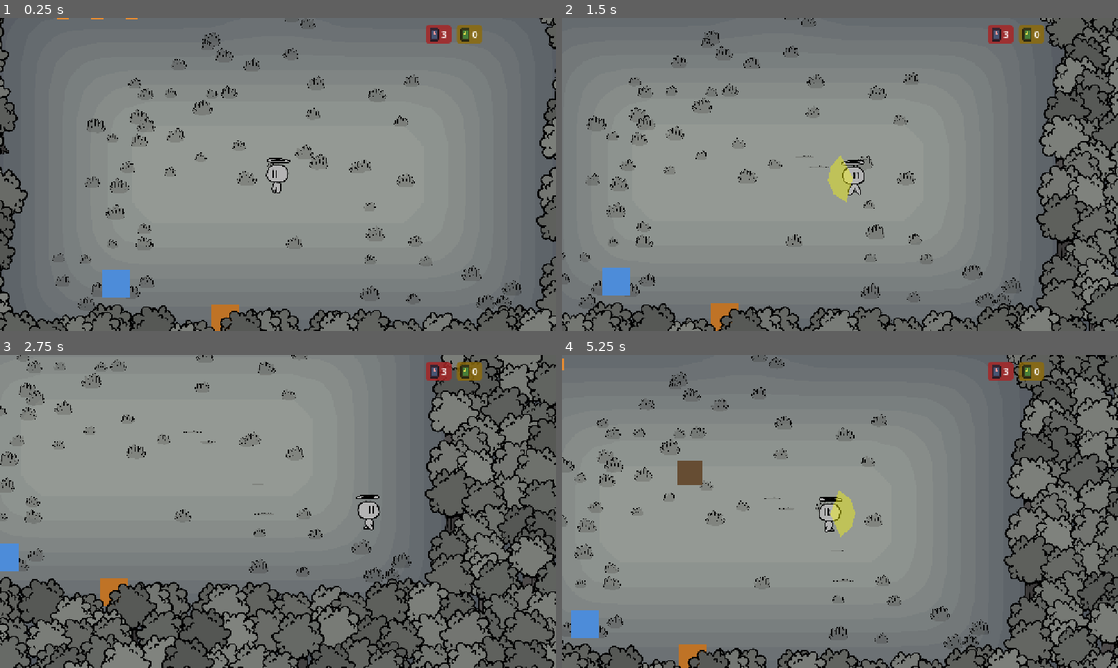
Above: before the commit, frames 1-4 (two rows, left to right).
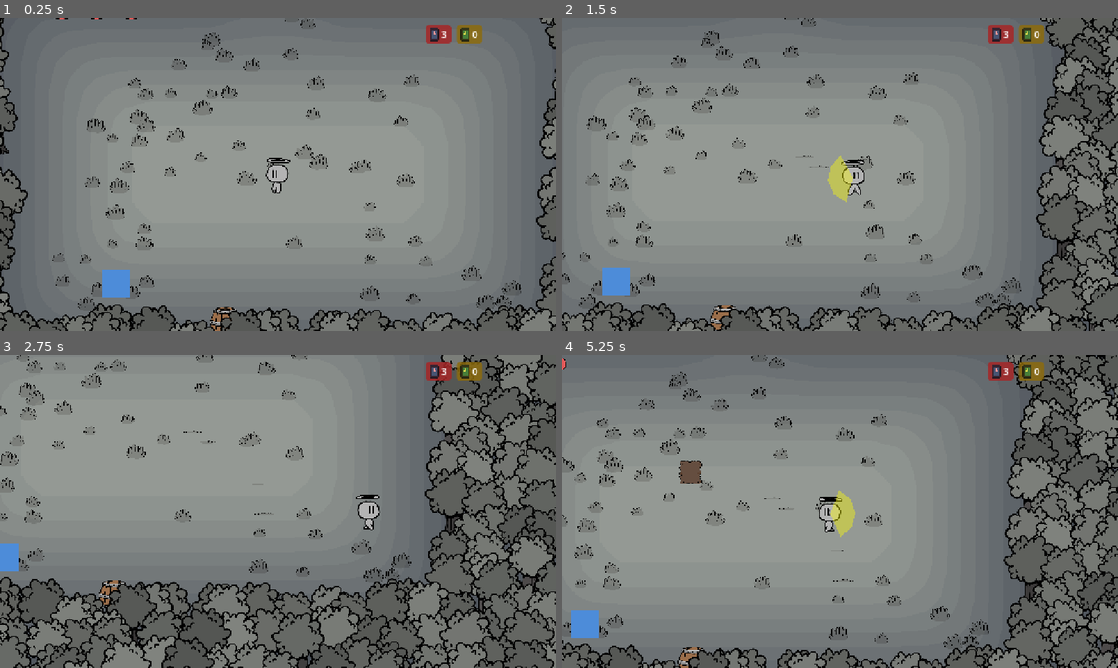
Above: after the commit, the same moments.

Repository: Saitamadupauvre/brotatomato
Game: Godot game, scene res://scenes/main/main.tscn
Two runs of this game, one before a commit and one after it. Both use one fixed random seed, a clock stepped at 60 frames per second and the inputs below. The engine's default icon, where the game draws it, is replaced by a stand-in: a white triangle on a blue panel in a dark square.
Inputs (mouse positions are in pixels of both pictures, inside the frame that each line leads up to):
- Up to frame 1 (0.25 s): no input
- Up to frame 2 (1.5 s): move the mouse to (962, 158) at 0.52 s; hold D (move_right) 0.53-1.28 s; hold E (interact) 0.53-1.28 s; click (962, 158) at 0.67 s; move the mouse to (728, 190) at 1.27 s; hold S (move_down) from 1.28 s (still down); click (728, 190) at 1.35 s
- Up to frame 3 (2.75 s): tap E (interact) at 1.55 s; move the mouse to (333, 442) at 2.02 s; release S (move_down) at 2.03 s; hold D (move_right) from 2.03 s (still down); hold E (interact) from 2.03 s (still down); tap Shift (dash) at 2.1 s; click (333, 442) at 2.17 s
- Up to frame 4 (5.25 s): move the mouse to (812, 574) at 2.77 s; release D (move_right) at 2.78 s; release E (interact) at 2.78 s; hold W (move_up) 2.78-3.53 s; tap E (interact) at 2.85, 3.8, 4.55 s; click (812, 574) at 2.92 s; move the mouse to (1006, 558) at 3.52 s; hold R (move_plot) 3.53-4.28 s; hold A (move_left) 3.53-5.03 s; click (1006, 558) at 3.67 s; move the mouse to (673, 464) at 4.27 s; tap G (place_plot) at 4.35 s; click (673, 464) at 4.42 s; move the mouse to (867, 511) at 5.02 s; hold S (move_down) from 5.03 s (still down); hold E (interact) from 5.03 s (still down); tap T (teleport) at 5.1 s; click (867, 511) at 5.17 s

The runs differ from the first frame. In frame 1, 0.3% of the frame differs, in the area x 10-43%, y 0-100%; in frame 2, 0.2%; in frame 3, 0.2%; in frame 4, 0.4%, in the area x 0-26%, y 1-100%.

Commit message:
feat(entities): add sprites for plots, loot, and villager squash anim

Diff:
--- a/scenes/components/chest.tscn
+++ b/scenes/components/chest.tscn
@@ -3,6 +3,7 @@
 [ext_resource type="PackedScene" path="res://scenes/components/interactable.tscn" id="1_interactable"]
 [ext_resource type="Script" path="res://scripts/components/behaviors/outline_behavior.gd" id="2_outline"]
 [ext_resource type="Script" path="res://scripts/components/behaviors/interact_prompt_behavior.gd" id="3_prompt"]
+[ext_resource type="Texture2D" path="res://assets/sprites/props/barrel.png" id="4_barrel"]
 
 [sub_resource type="RectangleShape2D" id="RectangleShape2D_chest"]
 size = Vector2(64, 64)
@@ -12,12 +13,9 @@
 [node name="CollisionShape2D" type="CollisionShape2D" parent="."]
 shape = SubResource("RectangleShape2D_chest")
 
-[node name="Sprite" type="ColorRect" parent="."]
-offset_left = -32.0
-offset_top = -32.0
-offset_right = 32.0
-offset_bottom = 32.0
-color = Color(0.55, 0.35, 0.2, 1)
+[node name="Sprite" type="Sprite2D" parent="."]
+texture = ExtResource("4_barrel")
+scale = Vector2(0.16, 0.16)
 
 [node name="Interactable" parent="." instance=ExtResource("1_interactable")]
 
--- a/scenes/dungeon/projectile.tscn
+++ b/scenes/dungeon/projectile.tscn
@@ -2,6 +2,7 @@
 
 [ext_resource type="Script" path="res://scripts/entities/projectile.gd" id="1_projectile"]
 [ext_resource type="Script" path="res://scripts/components/hitbox_component.gd" id="2_hitbox"]
+[ext_resource type="Texture2D" path="res://assets/sprites/props/bullet.png" id="3_bullet"]
 
 [sub_resource type="CircleShape2D" id="CircleShape2D_projectile"]
 radius = 6.0
@@ -9,13 +10,9 @@
 [node name="Projectile" type="Node2D"]
 script = ExtResource("1_projectile")
 
-[node name="Sprite" type="ColorRect" parent="."]
-offset_left = -6.0
-offset_top = -6.0
-offset_right = 6.0
-offset_bottom = 6.0
-color = Color(0.7, 0.2, 0.7, 1)
-mouse_filter = 2
+[node name="Sprite" type="Sprite2D" parent="."]
+texture = ExtResource("3_bullet")
+scale = Vector2(0.025, 0.025)
 
 [node name="Hitbox" type="Area2D" parent="."]
 collision_layer = 0
--- a/scenes/entities/container.tscn
+++ b/scenes/entities/container.tscn
@@ -6,6 +6,8 @@
 [ext_resource type="Script" path="res://scripts/components/behaviors/container_behavior.gd" id="4_container"]
 [ext_resource type="Script" path="res://scripts/data/loot_entry.gd" id="5_loot_entry"]
 [ext_resource type="Script" path="res://scripts/components/behaviors/opened_state_behavior.gd" id="6_opened"]
+[ext_resource type="Texture2D" path="res://assets/sprites/props/barrel.png" id="7_barrel"]
+[ext_resource type="Texture2D" path="res://assets/sprites/props/barrel_open.png" id="8_barrel_open"]
 
 [sub_resource type="RectangleShape2D" id="RectangleShape2D_container"]
 size = Vector2(64, 64)
@@ -35,12 +37,9 @@
 [node name="CollisionShape2D" type="CollisionShape2D" parent="."]
 shape = SubResource("RectangleShape2D_container")
 
-[node name="Sprite" type="ColorRect" parent="."]
-offset_left = -32.0
-offset_top = -32.0
-offset_right = 32.0
-offset_bottom = 32.0
-color = Color(0.55, 0.35, 0.2, 1)
+[node name="Sprite" type="Sprite2D" parent="."]
+texture = ExtResource("7_barrel")
+scale = Vector2(0.16, 0.16)
 
 [node name="Interactable" parent="." instance=ExtResource("1_interactable")]
 
@@ -61,3 +60,4 @@
 [node name="OpenedStateBehavior" type="Node" parent="Interactable/Host"]
 script = ExtResource("6_opened")
 sprite_path = NodePath("Sprite")
+opened_texture = ExtResource("8_barrel_open")
--- a/scenes/entities/item_pickup.tscn
+++ b/scenes/entities/item_pickup.tscn
@@ -1,6 +1,7 @@
 [gd_scene load_steps=3 format=3 uid="uid://cpickup000001"]
 
 [ext_resource type="Script" path="res://scripts/entities/item_pickup.gd" id="1_pickup"]
+[ext_resource type="Texture2D" path="res://assets/sprites/item/coin.png" id="2_coin"]
 
 [sub_resource type="CircleShape2D" id="CircleShape2D_pickup"]
 radius = 10.0
@@ -21,10 +22,6 @@
 color = Color(0, 0, 0, 0.35)
 mouse_filter = 2
 
-[node name="Sprite" type="ColorRect" parent="."]
-offset_left = -8.0
-offset_top = -8.0
-offset_right = 8.0
-offset_bottom = 8.0
-color = Color(0.95, 0.8, 0.2, 1)
-mouse_filter = 2
+[node name="Sprite" type="Sprite2D" parent="."]
+texture = ExtResource("2_coin")
+scale = Vector2(0.0417, 0.0417)
--- a/scenes/entities/plot.tscn
+++ b/scenes/entities/plot.tscn
@@ -3,16 +3,20 @@
 [ext_resource type="PackedScene" path="res://scenes/components/interactable.tscn" id="1_interactable"]
 [ext_resource type="Script" path="res://scripts/components/behaviors/interact_prompt_behavior.gd" id="2_prompt"]
 [ext_resource type="Script" path="res://scripts/components/behaviors/plot_behavior.gd" id="3_plot"]
+[ext_resource type="Texture2D" path="res://assets/sprites/tomato/dirt.png" id="4_dirt"]
+[ext_resource type="Texture2D" path="res://assets/sprites/tomato/tomato_plan_1.png" id="5_plant1"]
+[ext_resource type="Texture2D" path="res://assets/sprites/tomato/tomato_plan_2.png" id="6_plant2"]
 
 [node name="Plot" type="Node2D"]
 
-[node name="Sprite" type="ColorRect" parent="."]
-offset_left = -28.0
-offset_top = -28.0
-offset_right = 28.0
-offset_bottom = 28.0
-color = Color(0.4, 0.3, 0.2, 1)
-mouse_filter = 2
+[node name="Sprite" type="Sprite2D" parent="."]
+texture = ExtResource("4_dirt")
+scale = Vector2(0.1167, 0.1167)
+
+[node name="PlantSprite" type="Sprite2D" parent="."]
+texture = ExtResource("5_plant1")
+scale = Vector2(0.1167, 0.1167)
+visible = false
 
 [node name="TimeLabel" type="Label" parent="."]
 offset_left = -28.0
@@ -37,4 +41,7 @@
 [node name="PlotBehavior" type="Node" parent="Interactable/Host"]
 script = ExtResource("3_plot")
 sprite_path = NodePath("Sprite")
+plant_sprite_path = NodePath("PlantSprite")
 time_label_path = NodePath("TimeLabel")
+plant_growing_texture = ExtResource("5_plant1")
+plant_ripe_texture = ExtResource("6_plant2")
--- a/scenes/entities/storage_chest.tscn
+++ b/scenes/entities/storage_chest.tscn
@@ -4,6 +4,7 @@
 [ext_resource type="PackedScene" path="res://scenes/components/interactable.tscn" id="2_interactable"]
 [ext_resource type="Script" path="res://scripts/components/behaviors/outline_behavior.gd" id="3_outline"]
 [ext_resource type="Script" path="res://scripts/components/behaviors/interact_prompt_behavior.gd" id="4_prompt"]
+[ext_resource type="Texture2D" path="res://assets/sprites/props/barrel.png" id="5_barrel"]
 
 [sub_resource type="RectangleShape2D" id="RectangleShape2D_chest"]
 size = Vector2(64, 64)
@@ -14,12 +15,9 @@
 [node name="CollisionShape2D" type="CollisionShape2D" parent="."]
 shape = SubResource("RectangleShape2D_chest")
 
-[node name="Sprite" type="ColorRect" parent="."]
-offset_left = -32.0
-offset_top = -32.0
-offset_right = 32.0
-offset_bottom = 32.0
-color = Color(0.75, 0.45, 0.15, 1)
+[node name="Sprite" type="Sprite2D" parent="."]
+texture = ExtResource("5_barrel")
+scale = Vector2(0.16, 0.16)
 
 [node name="Interactable" parent="." instance=ExtResource("2_interactable")]
 
--- a/scenes/entities/villager.tscn
+++ b/scenes/entities/villager.tscn
@@ -1,53 +1,28 @@
-[gd_scene load_steps=7 format=3 uid="uid://cvillager0001"]
+[gd_scene format=3 uid="uid://cvillager0001"]
 
-[ext_resource type="Script" path="res://scripts/entities/villager.gd" id="1_villager"]
-[ext_resource type="PackedScene" path="res://scenes/components/interactable.tscn" id="2_interactable"]
-[ext_resource type="Script" path="res://scripts/components/behaviors/outline_behavior.gd" id="3_outline"]
-[ext_resource type="Script" path="res://scripts/components/behaviors/interact_prompt_behavior.gd" id="4_prompt"]
-[ext_resource type="Script" path="res://scripts/components/behaviors/dialogue_behavior.gd" id="5_dialogue"]
-[ext_resource type="Resource" path="res://resources/dialogue/villager_greeting.tres" id="6_greeting"]
+[ext_resource type="Script" uid="uid://baq38di2w88k5" path="res://scripts/entities/villager.gd" id="1_villager"]
+[ext_resource type="Texture2D" uid="uid://dsopt6e66i45g" path="res://assets/sprites/tomato/tomato.png" id="7_tomato"]
 
 [sub_resource type="CircleShape2D" id="CircleShape2D_villager"]
 radius = 14.0
 
-[node name="Villager" type="CharacterBody2D"]
+[node name="Villager" type="CharacterBody2D" unique_id=552039954]
 collision_layer = 16
 collision_mask = 2
 script = ExtResource("1_villager")
 
-[node name="Sprite" type="ColorRect" parent="."]
-offset_left = -14.0
-offset_top = -14.0
-offset_right = 14.0
-offset_bottom = 14.0
-color = Color(0.9, 0.55, 0.2, 1)
-mouse_filter = 2
+[node name="Sprite" type="Sprite2D" parent="." unique_id=605077116]
+scale = Vector2(0.12, 0.12)
+texture = ExtResource("7_tomato")
 
-[node name="CollisionShape2D" type="CollisionShape2D" parent="."]
+[node name="CollisionShape2D" type="CollisionShape2D" parent="." unique_id=1567776946]
 shape = SubResource("CircleShape2D_villager")
 
-[node name="NameLabel" type="Label" parent="."]
+[node name="NameLabel" type="Label" parent="." unique_id=587175994]
 offset_left = -40.0
 offset_top = -34.0
 offset_right = 40.0
 offset_bottom = -18.0
-mouse_filter = 2
+theme_override_font_sizes/font_size = 12
 horizontal_alignment = 1
 vertical_alignment = 2
-theme_override_font_sizes/font_size = 12
-
-[node name="Interactable" parent="." instance=ExtResource("2_interactable")]
-
-[node name="Host" parent="Interactable" index="1"]
-owner_entity_path = NodePath("../..")
-
-[node name="OutlineBehavior" type="Node" parent="Interactable/Host"]
-script = ExtResource("3_outline")
-sprite_path = NodePath("Sprite")
-
-[node name="PromptBehavior" type="Node" parent="Interactable/Host"]
-script = ExtResource("4_prompt")
-
-[node name="DialogueBehavior" type="Node" parent="Interactable/Host"]
-script = ExtResource("5_dialogue")
-dialogue = ExtResource("6_greeting")
--- a/scripts/components/behaviors/opened_state_behavior.gd
+++ b/scripts/components/behaviors/opened_state_behavior.gd
@@ -9,6 +9,7 @@
 @export var trigger_event: String = "contents_emptied"
 @export var sprite_path: NodePath
 @export var opened_modulate: Color = Color(0.45, 0.45, 0.45, 1.0)
+@export var opened_texture: Texture2D # optional: swap sprite to an "open" variant
 
 
 func on_event(event_name: String, _payload: Dictionary = {}) -> void:
@@ -25,3 +26,5 @@
 		var sprite: CanvasItem = owner_entity.get_node_or_null(sprite_path)
 		if sprite != null:
 			sprite.modulate = opened_modulate
+			if opened_texture != null and sprite is Sprite2D:
+				(sprite as Sprite2D).texture = opened_texture
--- a/scripts/components/behaviors/plot_behavior.gd
+++ b/scripts/components/behaviors/plot_behavior.gd
@@ -7,16 +7,18 @@
 enum PlotState { EMPTY, SEEDED, GROWING, RIPE }
 
 @export var sprite_path: NodePath
+@export var plant_sprite_path: NodePath
 @export var time_label_path: NodePath
 @export var grow_time: float = 10.0 # TEMP: was 150.0 (GDD 2-3min) — shortened for testing
-@export var color_empty: Color = Color(0.4, 0.3, 0.2)
-@export var color_seeded: Color = Color(0.3, 0.22, 0.15)
-@export var color_growing: Color = Color(0.35, 0.6, 0.3)
-@export var color_ripe: Color = Color(0.85, 0.2, 0.2)
+@export var dirt_dry_tint: Color = Color(1.0, 1.0, 1.0)
+@export var dirt_wet_tint: Color = Color(0.45, 0.4, 0.55) # darker, cooler = visibly watered
+@export var plant_growing_texture: Texture2D
+@export var plant_ripe_texture: Texture2D
 
 var _state: PlotState = PlotState.EMPTY
 var _grow_timer: float = 0.0
-var _sprite: ColorRect = null
+var _sprite: CanvasItem = null
+var _plant_sprite: Sprite2D = null
 var _time_label: Label = null
 var _attention_outline: CanvasItem = null
 
@@ -28,6 +30,7 @@
 func _setup(p_owner: Node2D, p_host: BehaviorHost) -> void:
 	super(p_owner, p_host)
 	_sprite = owner_entity.get_node(sprite_path)
+	_plant_sprite = owner_entity.get_node(plant_sprite_path)
 	_time_label = owner_entity.get_node(time_label_path)
 	_attention_outline = OutlineVisual.create(_sprite, Color(1.0, 0.9, 0.2), 6.0, 1.15)
 	_update_visuals()
@@ -67,12 +70,19 @@
 func _update_visuals() -> void:
 	match _state:
 		PlotState.EMPTY:
-			_sprite.color = color_empty
+			_sprite.modulate = dirt_dry_tint
+			_plant_sprite.visible = false
 		PlotState.SEEDED:
-			_sprite.color = color_seeded
+			_sprite.modulate = dirt_dry_tint
+			_plant_sprite.texture = plant_growing_texture
+			_plant_sprite.visible = true
 		PlotState.GROWING:
-			_sprite.color = color_growing
+			_sprite.modulate = dirt_wet_tint
+			_plant_sprite.texture = plant_growing_texture
+			_plant_sprite.visible = true
 		PlotState.RIPE:
-			_sprite.color = color_ripe
+			_sprite.modulate = dirt_wet_tint
+			_plant_sprite.texture = plant_ripe_texture
+			_plant_sprite.visible = true
 	_time_label.visible = _state == PlotState.GROWING
-	_attention_outline.visible = _state in [PlotState.SEEDED, PlotState.RIPE]
+	_attention_outline.visible = _state == PlotState.RIPE
--- a/scripts/entities/villager.gd
+++ b/scripts/entities/villager.gd
@@ -9,17 +9,23 @@
 @export var max_idle_time: float = 3.0
 @export var min_move_time: float = 1.0
 @export var max_move_time: float = 2.5
+@export var squash_speed: float = 8.0 # squash cycles per second while moving
+@export var squash_amount: float = 0.12 # scale deviation from base
 
 var _state_timer: float = 0.0
 var _is_moving: bool = false
 var villager_name: String = ""
+var _squash_time: float = 0.0
+var _base_sprite_scale: Vector2 = Vector2.ONE
 
 @onready var _name_label: Label = $NameLabel
+@onready var _sprite: Sprite2D = $Sprite
 
 
 func _ready() -> void:
 	_enter_idle()
 	_name_label.text = villager_name
+	_base_sprite_scale = _sprite.scale
 
 
 ## Identity label (#36) — cosmetic only, no mechanical effect.
@@ -38,6 +44,17 @@
 			_enter_move()
 
 	move_and_slide()
+	_update_squash(delta)
+
+
+func _update_squash(delta: float) -> void:
+	if _is_moving:
+		_squash_time += delta * squash_speed
+		var wobble: float = sin(_squash_time * TAU)
+		_sprite.scale = _base_sprite_scale * Vector2(1.0 - wobble * squash_amount, 1.0 + wobble * squash_amount)
+	else:
+		_squash_time = 0.0
+		_sprite.scale = _sprite.scale.lerp(_base_sprite_scale, 10.0 * delta)
 
 
 func _enter_idle() -> void:
Binary file added: assets/sprites/item/coin.png
Not shown, added: assets/sprites/item/coin.png.import
Binary file added: assets/sprites/item/watercan.png
Not shown, added: assets/sprites/item/watercan.png.import
Binary file added: assets/sprites/props/barrel.png
Not shown, added: assets/sprites/props/barrel.png.import
Binary file added: assets/sprites/props/barrel_open.png
Not shown, added: assets/sprites/props/barrel_open.png.import
Binary file added: assets/sprites/props/bullet.png
Not shown, added: assets/sprites/props/bullet.png.import
Binary file added: assets/sprites/tomato/dirt.png
Not shown, added: assets/sprites/tomato/dirt.png.import
(and 7 more such lines)
